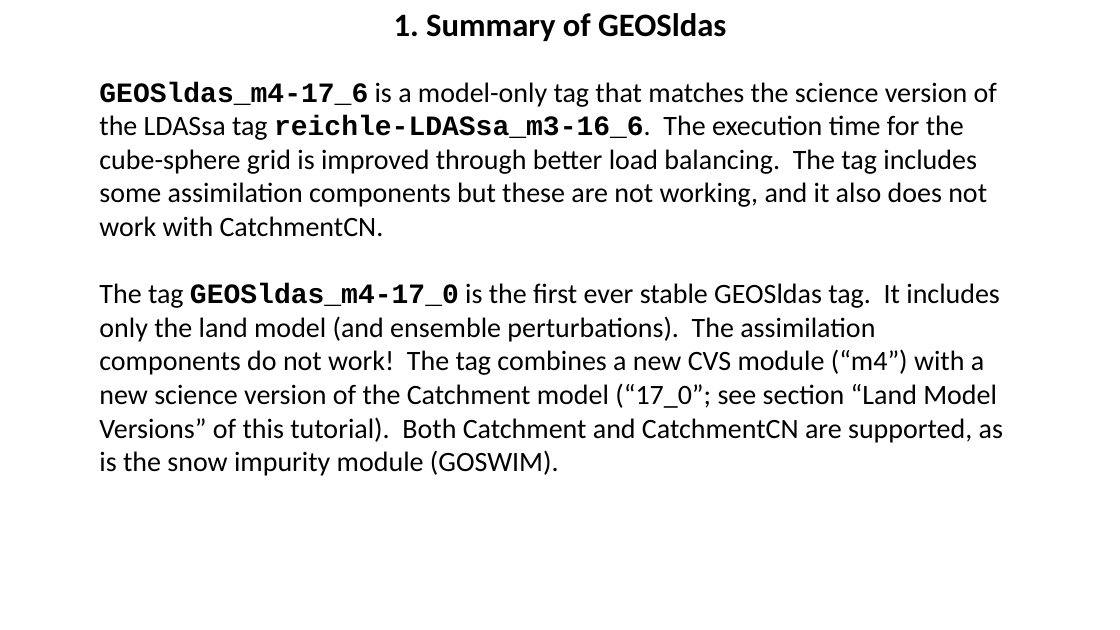
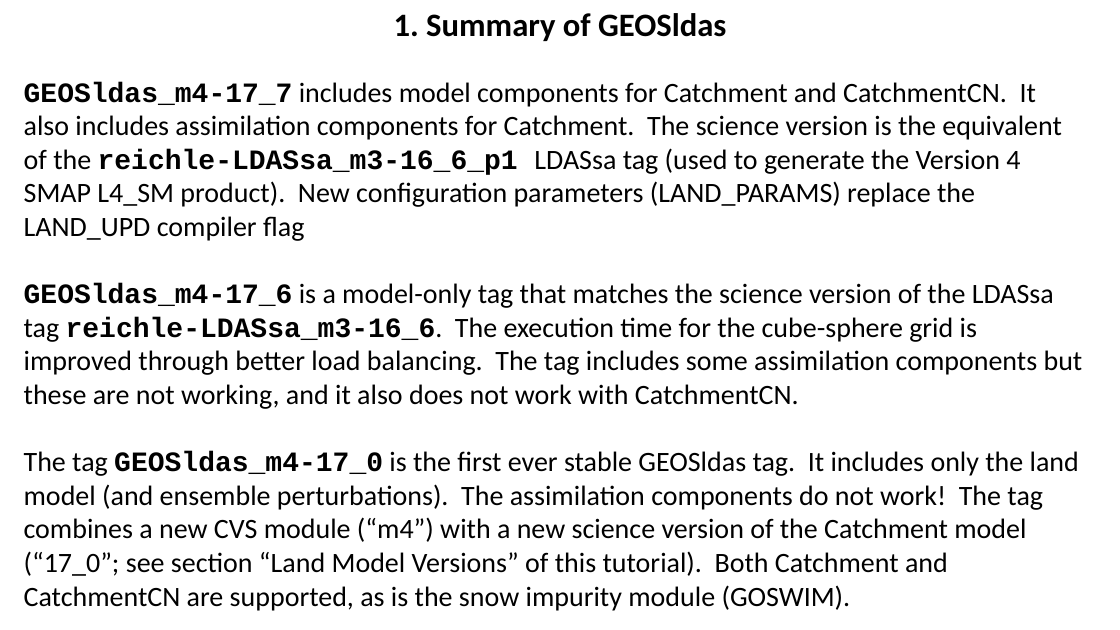
Before and after one commit to GEOS-ESM/GEOSldas, a slide deck: slide 4 of src/Applications/LDAS_App/doc/GEOSldas-tutorial.pptx. Drawn at 1120x630 pixels with LibreOffice and Linux fonts; fonts in the diff are those of the drawing. Boxes give left, top, right and bottom in pixels: in the first picture for what was removed or moved away, otherwise in the second. Text is boxed around its words. In the diff, an @@ line names an element or a change of style, - is before the commit and + after.

```diff
--- a/src/Applications/LDAS_App/doc/GEOSldas-tutorial.pptx
+++ b/src/Applications/LDAS_App/doc/GEOSldas-tutorial.pptx
@@ text "GEOSldas_m4-17_7 includes model components for ...": place and size @@
-text "GEOSldas_m4-17_7 includes model components for ..." at bbox=[99, 82, 1003, 476]
+text "GEOSldas_m4-17_7 includes model components for ..." at bbox=[24, 82, 1083, 611]
@@ text at bbox=[24, 82, 1062, 241]: paragraph added @@
+GEOSldas_m4-17_7 includes model components for Catchment and CatchmentCN. It also includes assimilation components for Catchment. The science version is the equivalent of the reichle-LDASsa_m3-16_6_p1 LDASsa tag (used to generate the Version 4 SMAP L4_SM product). New configuration parameters (LAND_PARAMS) replace the LAND_UPD compiler flag
```
Also in this commit, not shown: 2 other slides changed, 2 other files.
